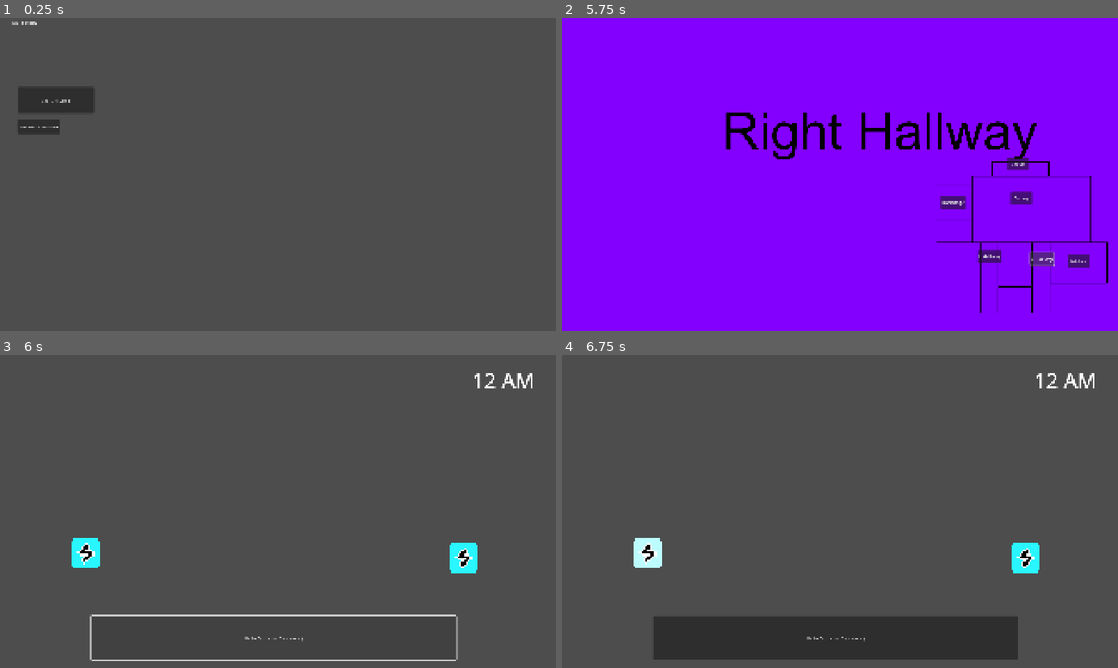
Above: before the commit, frames 1-4 (two rows, left to right).
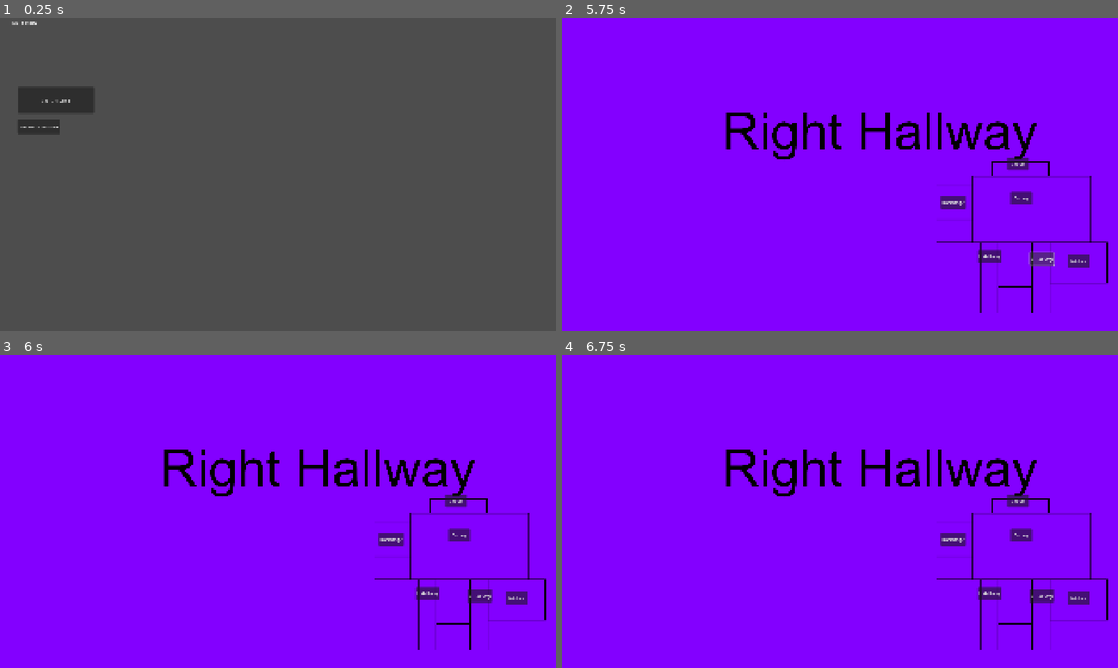
Above: after the commit, the same moments.

Repository: Goonchii/SitNSurviveTest
Game: Godot game, scene res://scenes/MainMenu.tscn
Two runs of this game, one before a commit and one after it. Both use one fixed random seed, a clock stepped at 60 frames per second and the inputs below.
Inputs (mouse positions are in pixels of both pictures, inside the frame that each line leads up to):
- Up to frame 1 (0.25 s): no input
- Up to frame 2 (5.75 s): click "Start Night 1" at 0.5 s; click (645, 215) at 1.25 s; click (1023, 221) at 2 s; click "Stage" at 2.75 s; click "Dining" at 3.5 s; click "L Hallway" at 4.25 s; click "R Hallway" at 5 s
- Up to frame 3 (6 s): click "Hello Press me for cams :)" at 5.75 s
- Up to frame 4 (6.75 s): click (645, 552) at 6.5 s

Frames 1-2 are identical in both runs. In frame 3, 100% of the frame differs, in the area x 0-100%, y 0-100%; in frame 4, 100%.
Error after the commit: Invalid assignment of property or key 'shock_counter' with value of type 'int' on a base object of type 'null instance'. (res://scripts/time.gd:15)

Commit message:
Renamed office UI layer

Diff:
--- a/scripts/Freddy.gd
+++ b/scripts/Freddy.gd
@@ -2,7 +2,7 @@
 
 var char_position = "stage"
 
-@onready var monitor_layer: CanvasLayer = get_node("/root/Office/GUI/Monitor")
+@onready var monitor_layer: CanvasLayer = get_node("/root/Office/OfficeUI/Monitor")
 ## @onready var office_manager = get_node("/root/Office")
 
 func _ready() -> void:
--- a/scripts/NightManager.gd
+++ b/scripts/NightManager.gd
@@ -1,6 +1,6 @@
 extends Node2D
 
-@onready var time = get_node("/root/Office/GUI/Time")
+@onready var time = get_node("/root/Office/OfficeUI/Time")
 var all_active_chars = []
 var triggers_done := {}
 
--- a/scripts/cam_button.gd
+++ b/scripts/cam_button.gd
@@ -1,6 +1,6 @@
 extends Button
 
-@onready var monitor_layer: CanvasLayer = get_node("/root/Office/GUI/Monitor")
+@onready var monitor_layer: CanvasLayer = get_node("/root/Office/OfficeUI/Monitor")
 @onready var freddy = get_node("/root/Office/Freddy")
 
 func _on_mouse_entered() -> void:
--- a/scripts/time.gd
+++ b/scripts/time.gd
@@ -1,7 +1,7 @@
 extends Label
 
 @onready var night_manager = get_node("/root/Office/NightManager")
-@onready var shock_button_controls = get_node("/root/Office/GUI/ShockButtonControls")
+@onready var shock_button_controls = get_node("/root/Office/OfficeUI/ShockButtonControls")
 var nightTime = 12
 
 func _ready() -> void:
